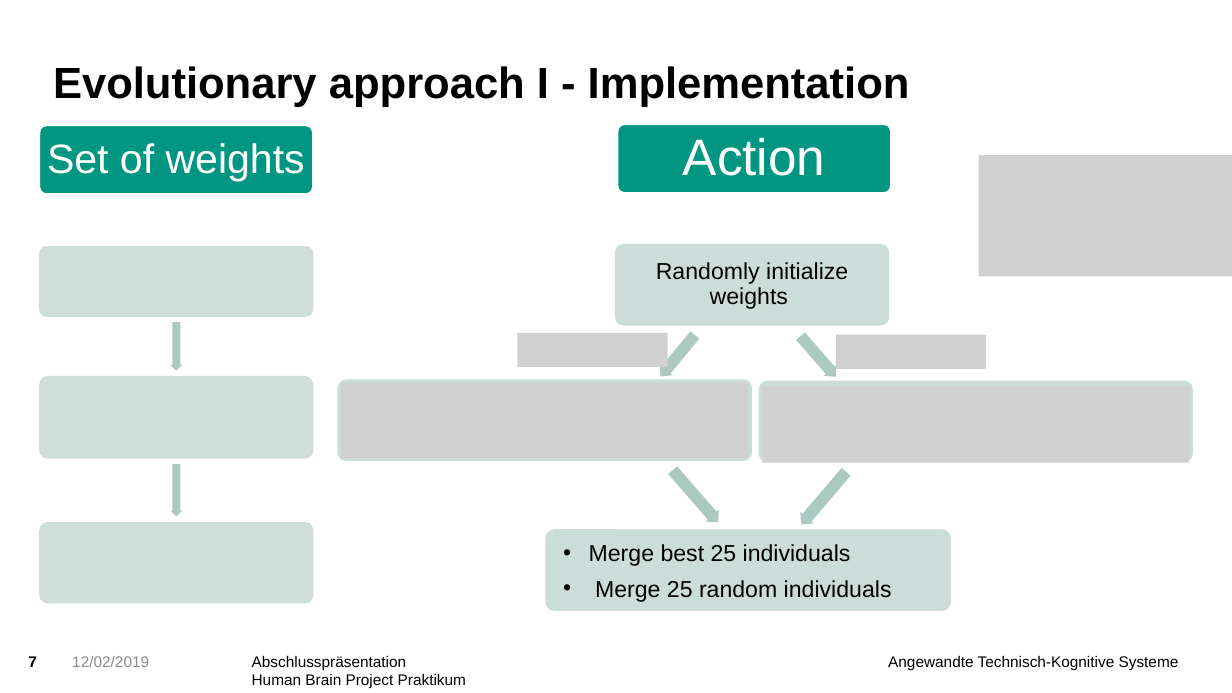
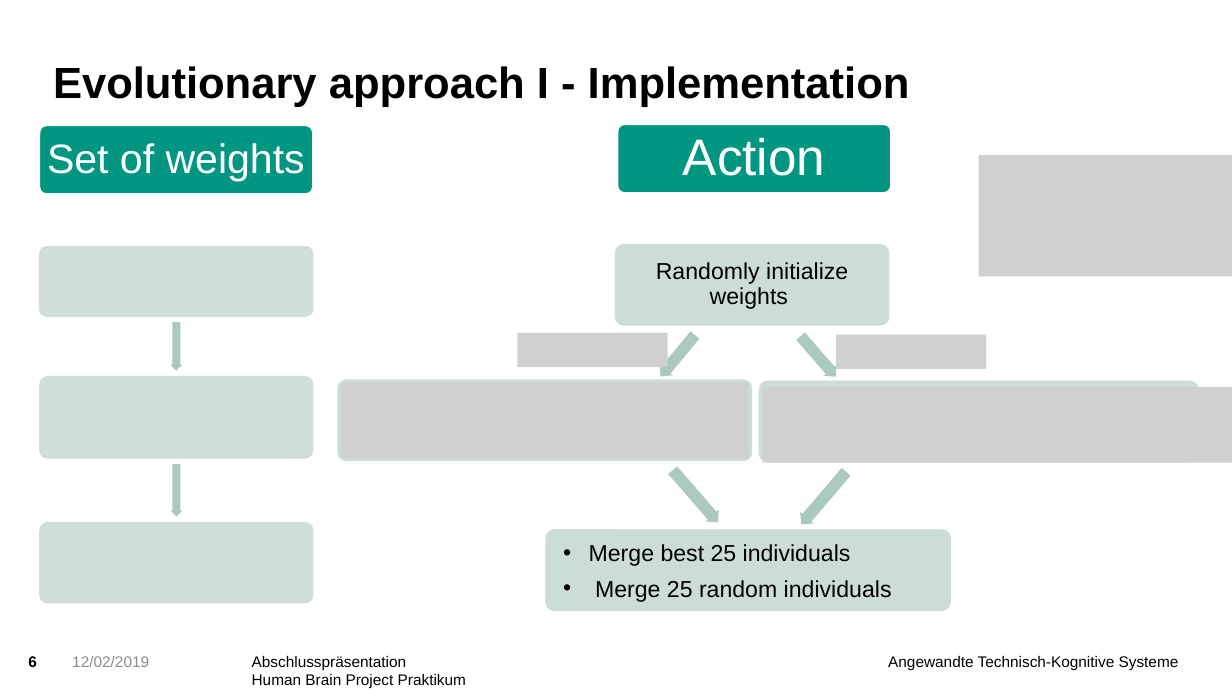
Before and after one commit to KuehlschrankDino/hbpprak_2018_throwing, a slide deck: slide 6 of Gruppe4_Abschlusspraesentation.pptx (slide 7 before the commit). Drawn at 1232x693 pixels with LibreOffice and Linux fonts; fonts in the diff are those of the drawing; grey boxes stand for pictures; background and template pictures are left out. Boxes give left, top, right and bottom in pixels: in the first picture for what was removed or moved away, otherwise in the second. Text is boxed around its words. In the diff, an @@ line names an element or a change of style, - is before the commit and + after.

```diff
--- a/Gruppe4_Abschlusspraesentation.pptx
+++ b/Gruppe4_Abschlusspraesentation.pptx
@@ rounded rectangle: place and size @@
-rounded rectangle at bbox=[760, 382, 1193, 462]
+rounded rectangle at bbox=[760, 382, 1199, 462]
@@ picture: place and size @@
-picture at bbox=[762, 387, 1189, 463]
+picture at bbox=[762, 387, 1232, 463]
@@ page number at bbox=[28, 656, 37, 667]: text changed @@
-7
+6
```
Also in this commit, not shown: 4 other slides changed, 1 slide added, 1 slide removed, 7 other files.
